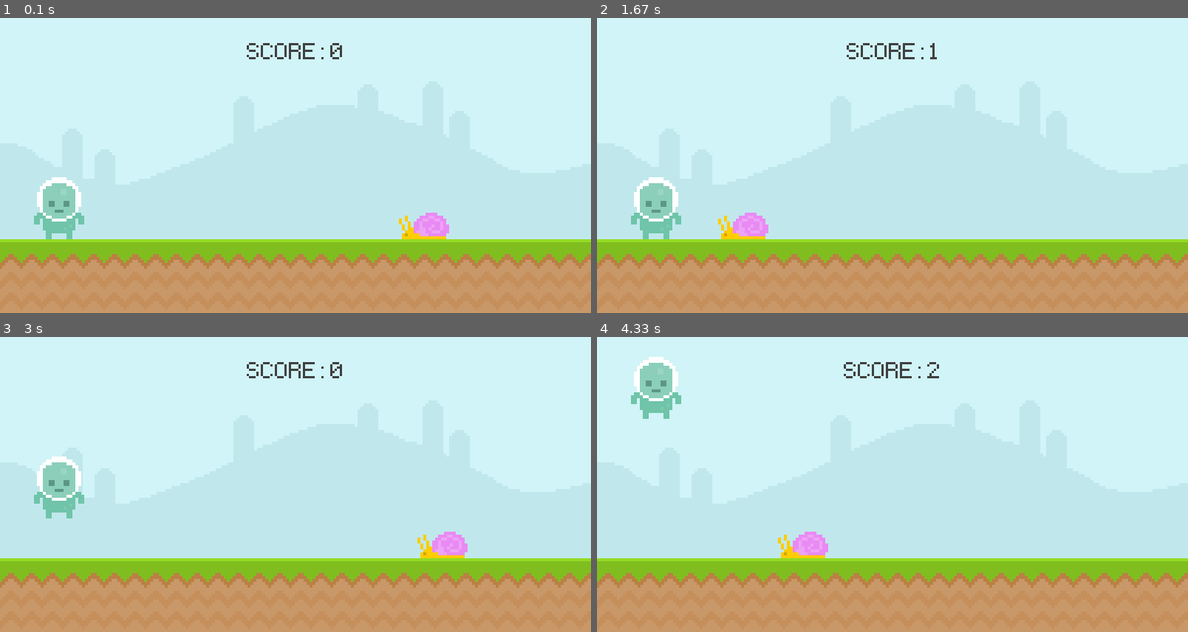
Above: before the commit, frames 1-4 (two rows, left to right).
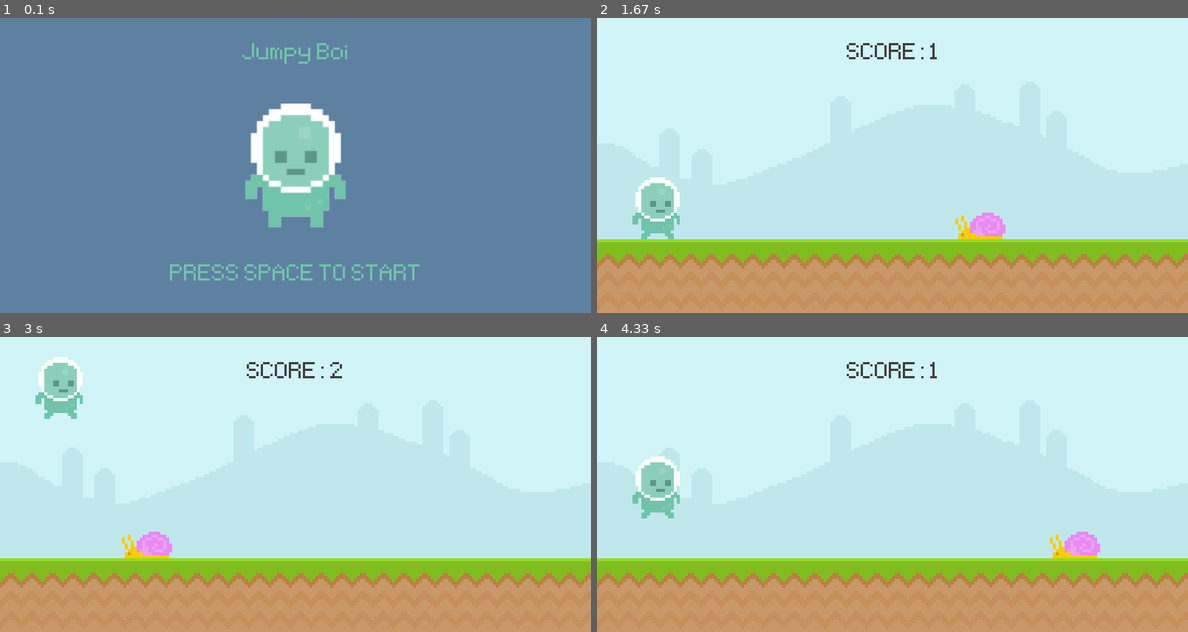
Above: after the commit, the same moments.

Repository: hasanfarhan33/learningPygameAgain
Game: pygame game, started from learningPygame.py
The game is run twice, just before and just after one commit, with the same random seed, the same clock (stepped at 60 frames per second) and the same inputs.
Inputs (mouse positions are in pixels of both pictures, inside the frame that each line leads up to):
- Up to frame 1 (0.1 s): no input
- Up to frame 2 (1.67 s): tap Space at 0.33 s; click (656, 206) at 0.72 s
- Up to frame 3 (3 s): tap Space at 2, 2.4, 2.7 s
- Up to frame 4 (4.33 s): tap Space at 3.23, 3.53, 3.73, 4.03 s

The runs differ from the first frame. In frame 1, 100% of the frame differs, in the area x 0-100%, y 0-100%; in frame 2, 1.4%; in frame 3, 3.7%; in frame 4, 4.0%.

Commit message:
updated the title and game over screen

Diff:
--- a/learningPygame.py
+++ b/learningPygame.py
@@ -2,6 +2,7 @@
 from sys import exit
 
 startTime = 0
+score = 0
 
 def display_score():
     # mainFont = pygame.font.Font("font\Pixeltype.ttf", 50)
@@ -9,6 +10,7 @@
     scoreSurface = mainFont.render("SCORE: " + str(curTime), False, (64, 64, 64))
     scoreRectangle = scoreSurface.get_rect(center=(screen.get_width()//2, 50))
     screen.blit(scoreSurface, scoreRectangle)
+    return curTime
 
 pygame.init()
 
@@ -33,12 +35,31 @@
 snailRectangle = snailSurface.get_rect(midbottom = (600, 300))
 
 
-playerSurface = pygame.image.load("graphics\player\player_stand.png").convert_alpha()
+playerSurface = pygame.image.load("graphics\player\player_walk_1.png").convert_alpha()
 playerRectangle = playerSurface.get_rect(midbottom = (80, 300))
+
+# Intro Screen
+playerStandSurface = pygame.image.load("graphics\player\player_stand.png").convert_alpha()
+playerStandSurface = pygame.transform.rotozoom(playerStandSurface, 0, 2)
+playerStandRectangle = playerStandSurface.get_rect(center = (screen.get_width() // 2, screen.get_height() // 2))
+
 playerGravity = 0 # Implementing Gravity
 
+
+# Game Title
+gameTitleSurface = mainFont.render("Jumpy Boi", False, (111, 196, 169)).convert_alpha()
+# gameTitleSurface = pygame.transform.rotozoom(gameTitleSurface, 0, 1.5)
+gameTitleRectangle = gameTitleSurface.get_rect(center = (screen.get_width() // 2, 50))
+
+# Press Space to Start
+spaceToStartSurface = mainFont.render("PRESS SPACE TO START", False, (111, 196, 169)).convert_alpha()
+# spaceToStartSurface = pygame.transform.rotozoom(spaceToStartSurface, 0, 1.5)
+spaceToStartSurfaceRectangle = spaceToStartSurface.get_rect(center = (screen.get_width() // 2, 350))
+
+
+
 # Game States
-gameActive = True
+gameActive = False
 
 
 
@@ -108,7 +129,7 @@
         # pygame.draw.rect(screen, "#c0e8ec", scoreRectangle, 10) # Draws border around text
         # pygame.draw.rect(screen, "#c0e8ec", scoreRectangle) # Fills the border
         # screen.blit(scoreSurface, scoreRectangle)
-        display_score()
+        score = display_score()
 
         # SNAIL
         snailRectangle.x -= 4
@@ -130,7 +151,27 @@
         if playerRectangle.colliderect(snailRectangle):
             gameActive = False
     else:
-        screen.fill("yellow")
+        screen.fill((94, 129, 162))
+
+        # Player
+        screen.blit(playerStandSurface, playerStandRectangle)
+
+        # Game Title
+        # pygame.draw.rect(screen, "#c0e8ec", gameTitleRectangle, 10)
+        # pygame.draw.rect(screen, "#c0e8ec", gameTitleRectangle)
+        screen.blit(gameTitleSurface, gameTitleRectangle)
+
+        # Space to Start
+        # pygame.draw.rect(screen, (64, 64, 64), spaceToStartSurfaceRectangle, 10)
+        # pygame.draw.rect(screen, (64, 64, 64), spaceToStartSurfaceRectangle)
+        if score != 0:
+            scoreMessageSurface = mainFont.render("Your score: " + str(score), False, (111, 196, 169))
+            scoreMessageRectangle = scoreMessageSurface.get_rect(center = (screen.get_width() // 2, 350))
+            screen.blit(scoreMessageSurface, scoreMessageRectangle)
+        else:
+            screen.blit(spaceToStartSurface, spaceToStartSurfaceRectangle)
+
+
 
     # update everything
     pygame.display.update()
